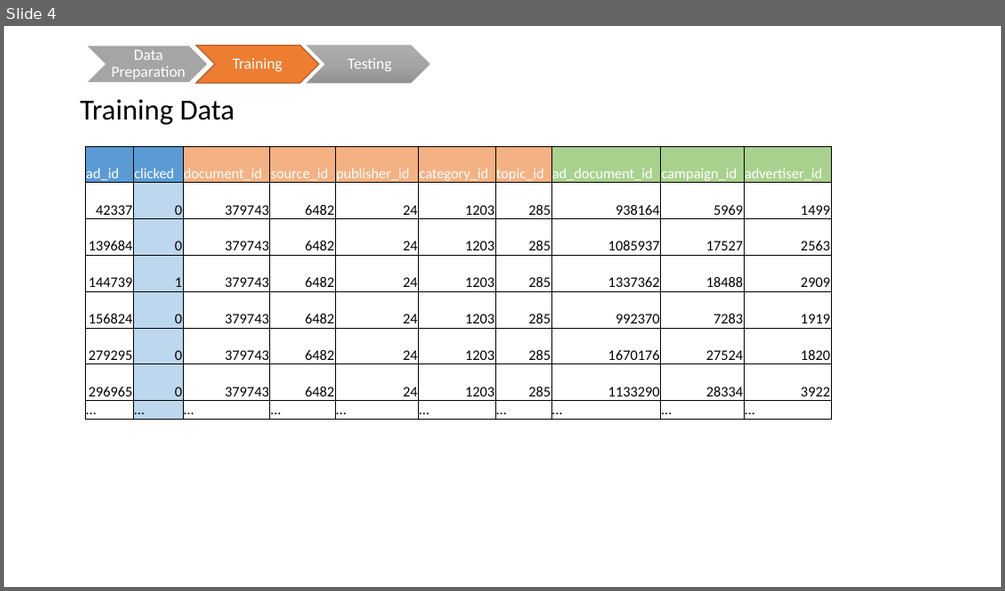
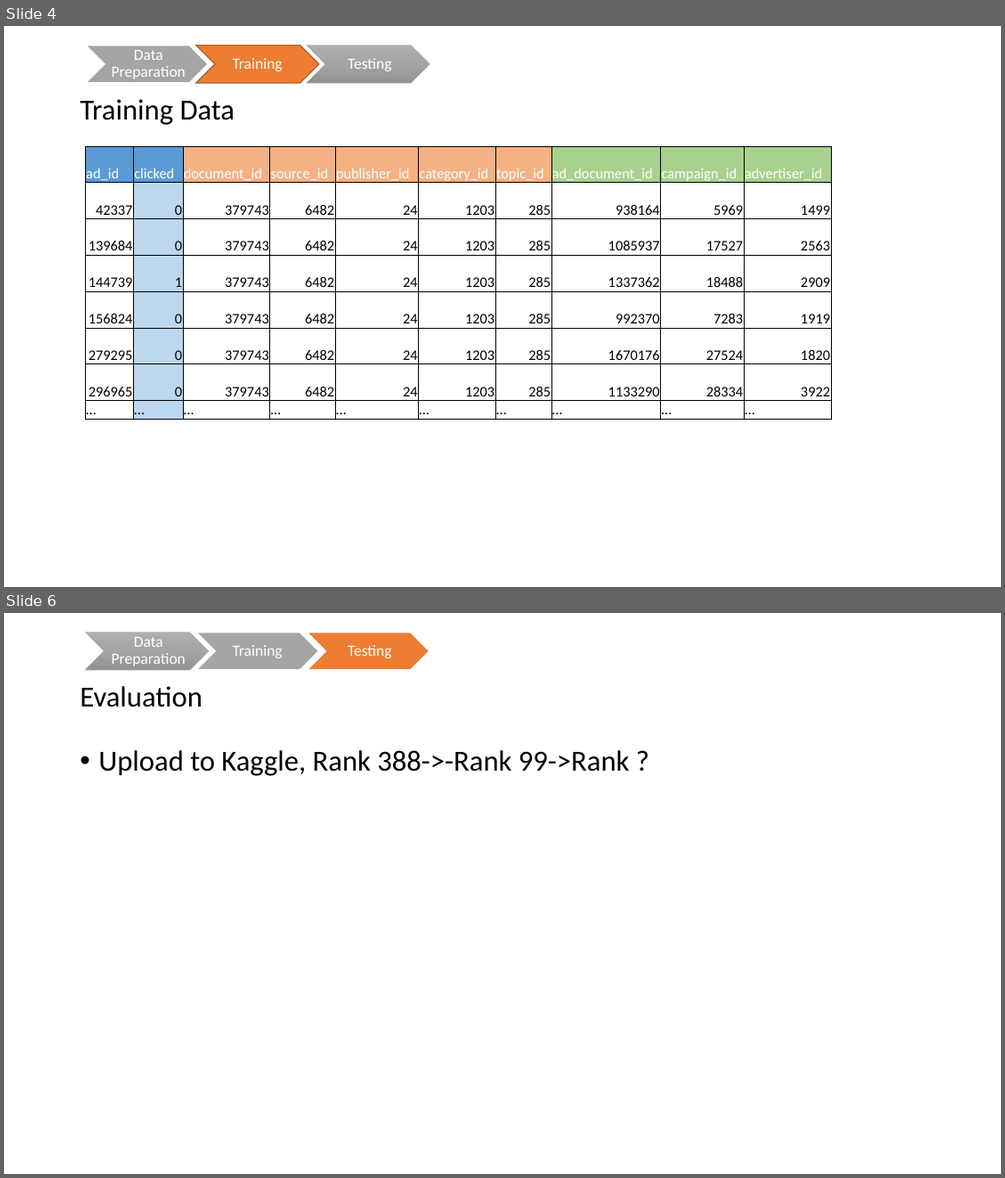
Before and after one commit to TZstatsADS/Fall2016-proj5-grp8, a slide deck: output/Advertisement Click Prediction.pptx. Shown one above the other, each under a label of ours: slide 4 before the commit, slides 4 and 6 after it; the slides between them are not shown. The pictures are 1005x591 and 1005x1178 pixels, drawn with LibreOffice and Linux fonts; fonts in the diff are those of the drawing. Boxes give left, top, right and bottom in pixels: in the first picture for what was removed or moved away, otherwise in the second. Text is boxed around its words. In the diff, an @@ line names an element or a change of style, - is before the commit and + after.

```diff
--- a/output/Advertisement Click Prediction.pptx
+++ b/output/Advertisement Click Prediction.pptx
@@ slide 6 added at <box>4,613,1001,1174</box>, background #FFFFFF @@
@@ group added at <box>86,633,429,670</box>: 3 chevrons, 3 texts @@
+Data Preparation
+Training
+Testing
@@ title added at <box>80,686,202,707</box>, 28 pt, text #000000 @@
+Evaluation
@@ text added at <box>98,750,630,776</box>, 28 pt, text #000000 @@
+• Upload to Kaggle, Rank 388->-Rank 99->Rank ?
```
Also in this commit, not shown: 1 slide changed.
